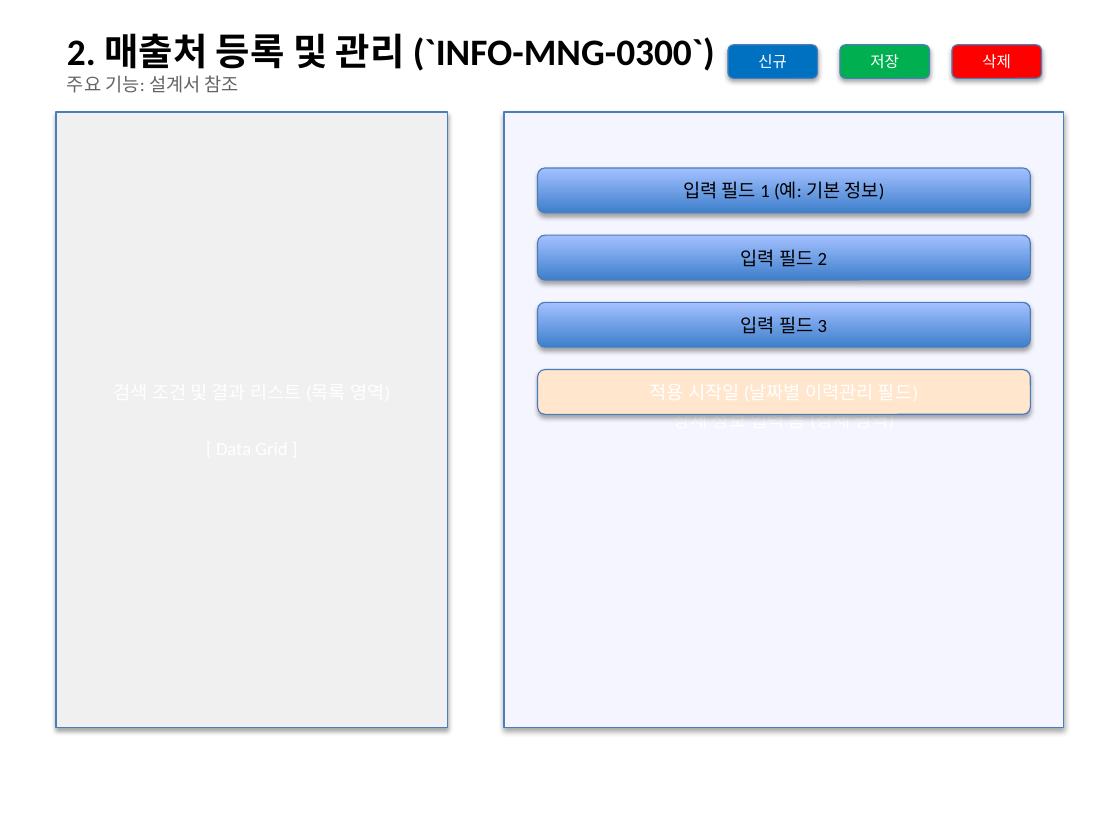
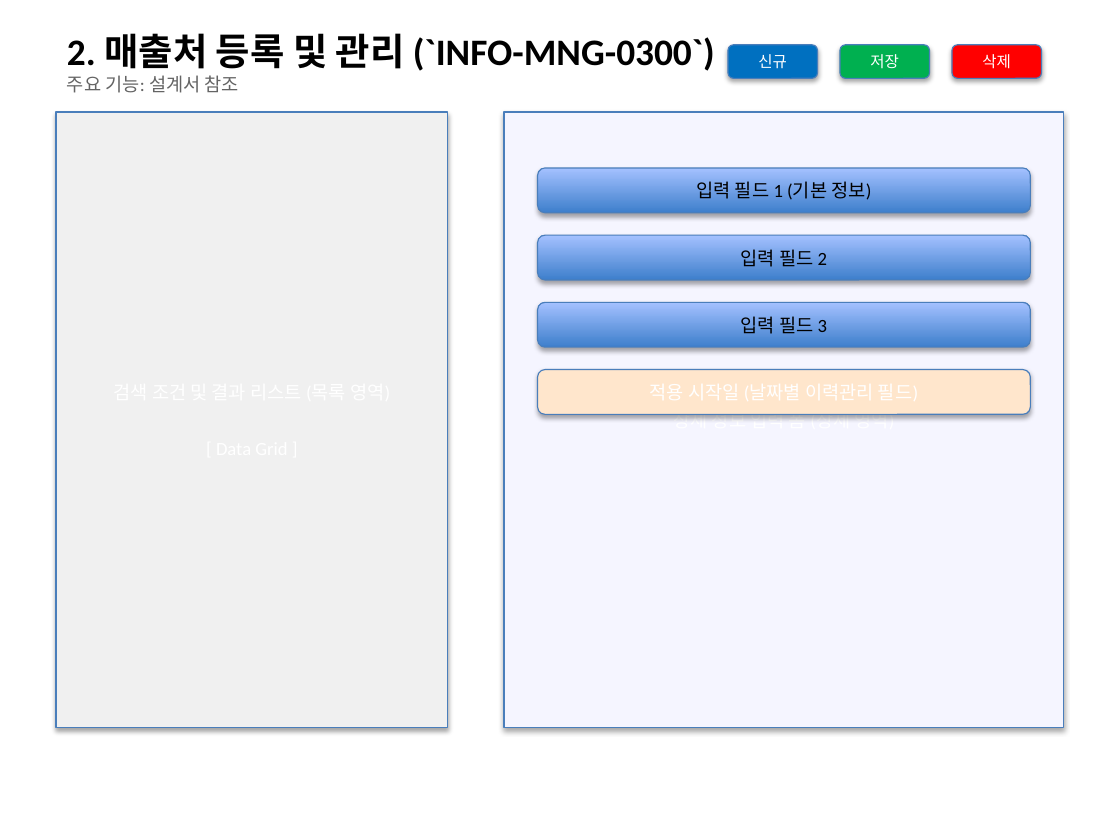
Before and after one commit to sooil-c/PSA-DOCS, a slide deck: slide 3 of 02_설계/화면정의서.pptx. Drawn at 1120x840 pixels with LibreOffice and Linux fonts; fonts in the diff are those of the drawing. Boxes give left, top, right and bottom in pixels: in the first picture for what was removed or moved away, otherwise in the second. Text is boxed around its words. In the diff, an @@ line names an element or a change of style, - is before the commit and + after.

```diff
--- a/02_설계/화면정의서.pptx
+++ b/02_설계/화면정의서.pptx
@@ text in rounded rectangle at bbox=[696, 178, 871, 200]: text changed @@
-입력 필드 1 (예: 기본 정보)
+입력 필드 1 (기본 정보)
```
Also in this commit, not shown: 1 other slide changed, 2 other files.
